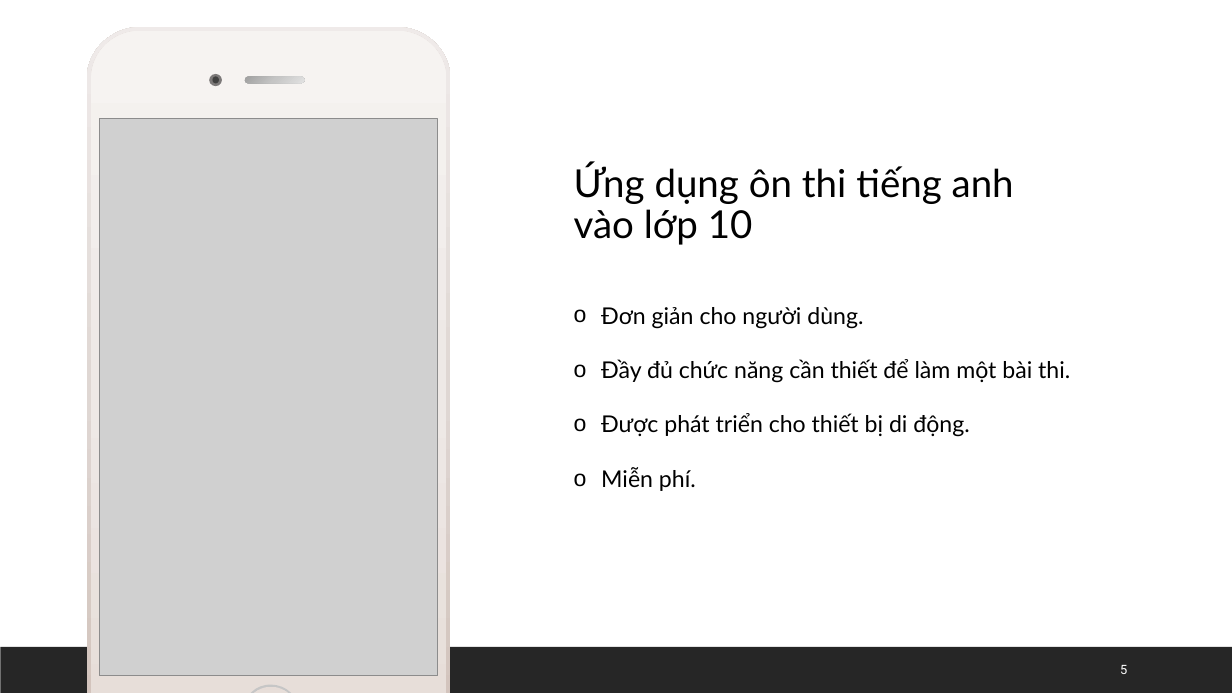
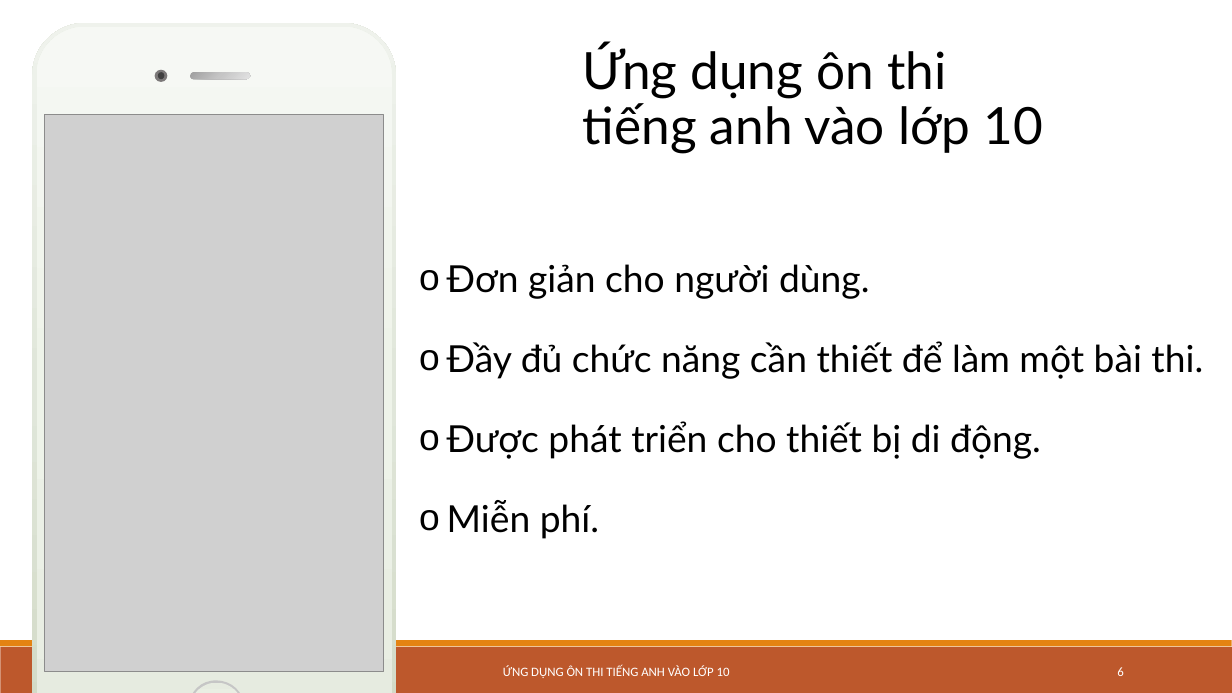
Before and after one commit to TruongDangQuang1998/OnThiTiengAnh10, a slide deck: slide 6 of Documents/Nhom27.pptx (slide 5 before the commit). Drawn at 1232x693 pixels with LibreOffice and Linux fonts; fonts in the diff are those of the drawing; grey boxes stand for pictures. Boxes give left, top, right and bottom in pixels: in the first picture for what was removed or moved away, otherwise in the second. Text is boxed around its words. In the diff, an @@ line names an element or a change of style, - is before the commit and + after.

```diff
--- a/Documents/Nhom27.pptx
+++ b/Documents/Nhom27.pptx
@@ freeform shape at bbox=[32, 23, 396, 693]: fill gradient #CFC1B8 to #E0D8D2 to #EFEBE9 to gradient #D1DAC5 to #E1E7DA to #F0F3EC @@
@@ 6 freeform shapes, 3 ellipses, 1 picture: place and size @@
-6 freeform shapes, 3 ellipses, 1 picture at bbox=[87, 27, 451, 693]
+6 freeform shapes, 3 ellipses, 1 picture at bbox=[32, 23, 396, 693]
@@ freeform shape at bbox=[37, 27, 392, 693]: fill gradient #E6DDD8 to #EFE9E5 to #F7F4F2 to gradient #E7ECE0 to #EFF2EB to #F7F8F5 @@
@@ text "Ứng dụng ôn thi tiếng ...": place and size @@
-text "Ứng dụng ôn thi tiếng ..." at bbox=[574, 163, 1014, 245]
+text "Ứng dụng ôn thi tiếng ..." at bbox=[583, 44, 1043, 154]
@@ text "Ứng dụng ôn thi tiếng ..." at bbox=[583, 44, 1043, 154]: size 30 to 40 pt @@
@@ text "Đơn giản cho người dùng.": place and size @@
-text "Đơn giản cho người dùng." at bbox=[601, 307, 1070, 491]
+text "Đơn giản cho người dùng." at bbox=[447, 264, 1203, 539]
@@ text "Đơn giản cho người dùng." at bbox=[447, 264, 1203, 539]: size 18 to 29 pt @@
@@ rectangle at bbox=[0, 647, 1232, 693]: fill #262626 to #BD582C @@
@@ rectangle added at bbox=[0, 640, 1232, 647], fill #E48312 @@
@@ text "ỨNG DỤNG ÔN THI TIẾNG ...": place and size @@
-text "ỨNG DỤNG ÔN THI TIẾNG ..." at bbox=[120, 675, 369, 676]
+text "ỨNG DỤNG ÔN THI TIẾNG ..." at bbox=[503, 665, 730, 678]
@@ text "ỨNG DỤNG ÔN THI TIẾNG ..." at bbox=[503, 665, 730, 678]: font Roboto to Calibri; alignment left to centre @@
@@ ellipse at bbox=[190, 683, 242, 693]: fill gradient #E6DDD8 to #EFE9E5 to #F7F4F2 to gradient #E7ECE0 to #EFF2EB to #F7F8F5 @@
@@ page number at bbox=[1117, 667, 1123, 676]: text changed; font Roboto to Calibri @@
-5
+6
```
Also in this commit, not shown: 17 other slides changed, 2 slides added, 1 other file.
